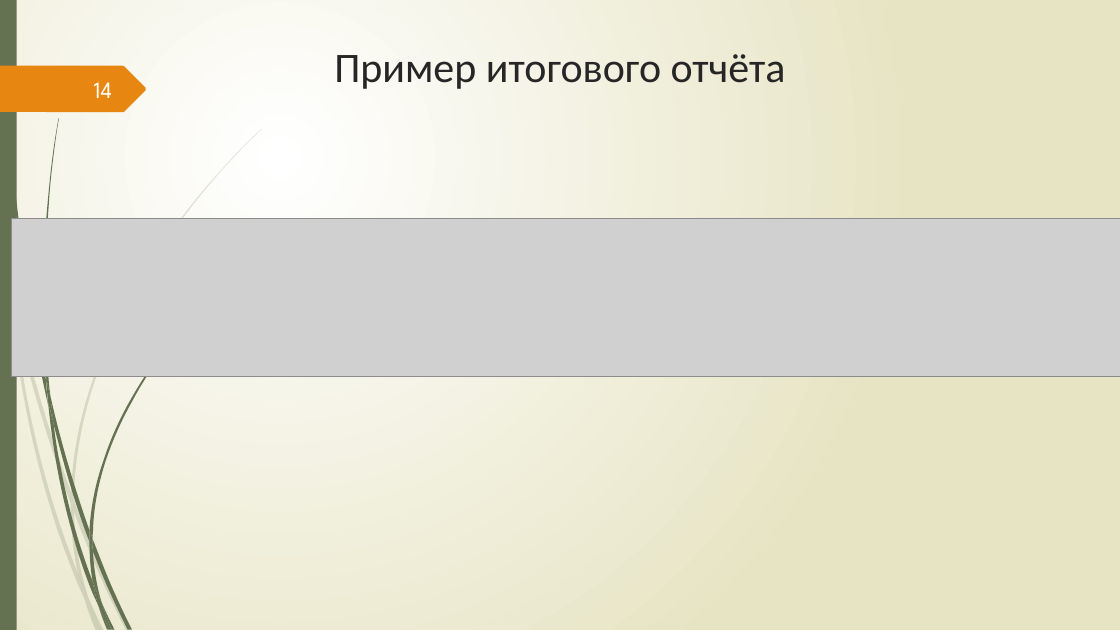
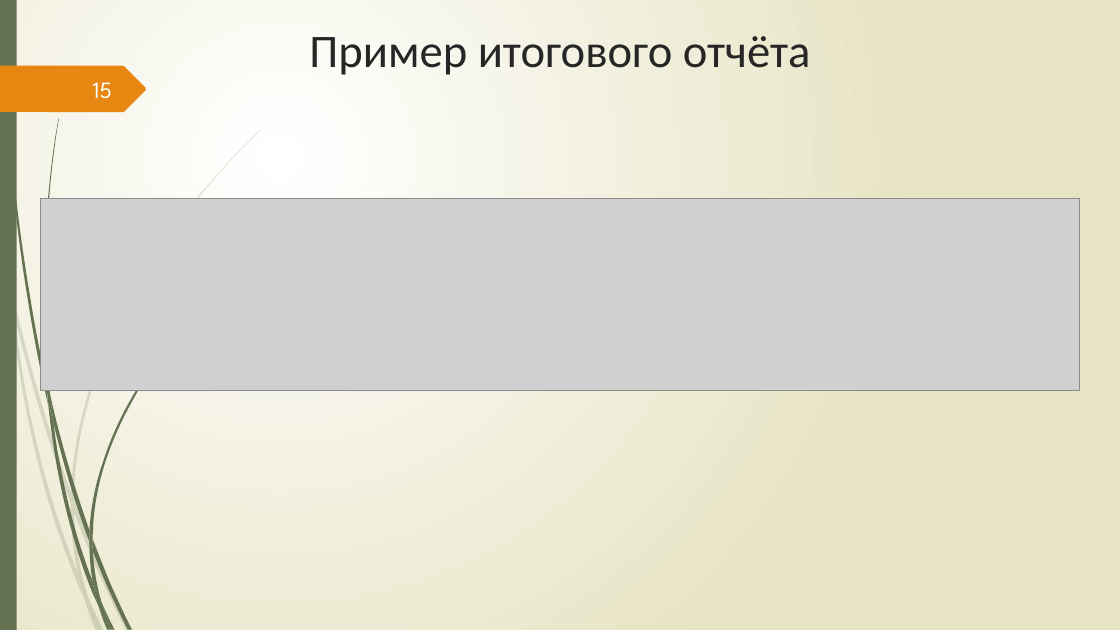
Before and after one commit to Csar9000/Quality-of-life-assessment-system, a slide deck: slide 15 of Документы/Презентация ВКР.pptx (slide 14 before the commit). Drawn at 1120x630 pixels with LibreOffice and Linux fonts; fonts in the diff are those of the drawing; grey boxes stand for pictures. Boxes give left, top, right and bottom in pixels: in the first picture for what was removed or moved away, otherwise in the second. Text is boxed around its words. In the diff, an @@ line names an element or a change of style, - is before the commit and + after.

```diff
--- a/Документы/Презентация ВКР.pptx
+++ b/Документы/Презентация ВКР.pptx
@@ title "Пример итогового отчёта": place and size @@
-title "Пример итогового отчёта" at (334,54,786,89)
+title "Пример итогового отчёта" at (309,36,810,75)
@@ title "Пример итогового отчёта" at (309,36,810,75): size 36 to 40 pt @@
@@ page number at (93,82,112,99): text changed @@
-14
+15
@@ picture: place and size @@
-picture at (12,219,1120,377)
+picture at (41,199,1080,391)
```
Also in this commit, not shown: 10 other slides changed, 2 slides added, 2 other files.
